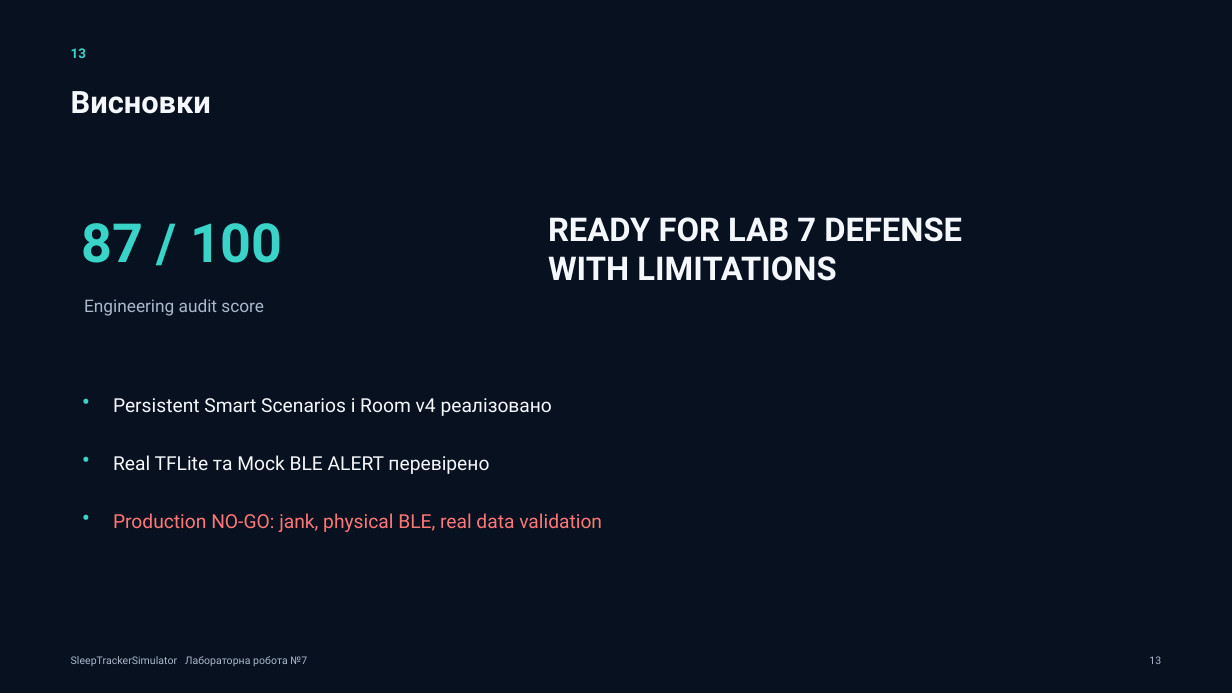
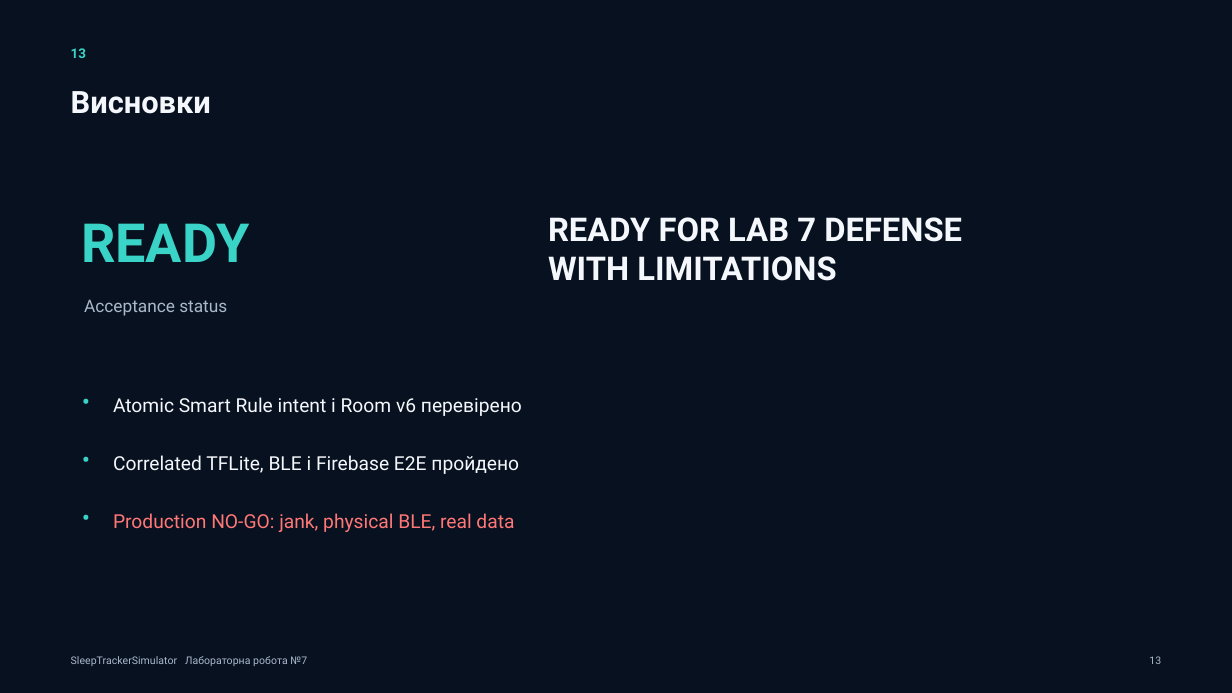
Before and after one commit to Eclipse-XS/SleepTrackerSimulator, a slide deck: slide 13 of deliverables/ЛР-7_Презентація_SleepTrackerSimulator.pptx. Drawn at 1232x693 pixels with LibreOffice and Linux fonts; fonts in the diff are those of the drawing. Boxes give left, top, right and bottom in pixels: in the first picture for what was removed or moved away, otherwise in the second. Text is boxed around its words. In the diff, an @@ line names an element or a change of style, - is before the commit and + after.

Commit message:
Complete Labs 6-7 acceptance hardening

```diff
--- a/deliverables/ЛР-7_Презентація_SleepTrackerSimulator.pptx
+++ b/deliverables/ЛР-7_Презентація_SleepTrackerSimulator.pptx
@@ text at <box>81,223,249,262</box>: text changed @@
-87 / 100
+READY
@@ text at <box>84,299,227,316</box>: text changed @@
-Engineering audit score
+Acceptance status
@@ text at <box>113,397,522,416</box>: text changed @@
-Persistent Smart Scenarios і Room v4 реалізовано
+Atomic Smart Rule intent і Room v6 перевірено
@@ text at <box>113,455,519,474</box>: text changed @@
-Real TFLite та Mock BLE ALERT перевірено
+Correlated TFLite, BLE і Firebase E2E пройдено
@@ text at <box>113,513,514,532</box>: text changed @@
-Production NO-GO: jank, physical BLE, real data validation
+Production NO-GO: jank, physical BLE, real data
```
Also in this commit, not shown: 6 other slides changed, 36 other files.
